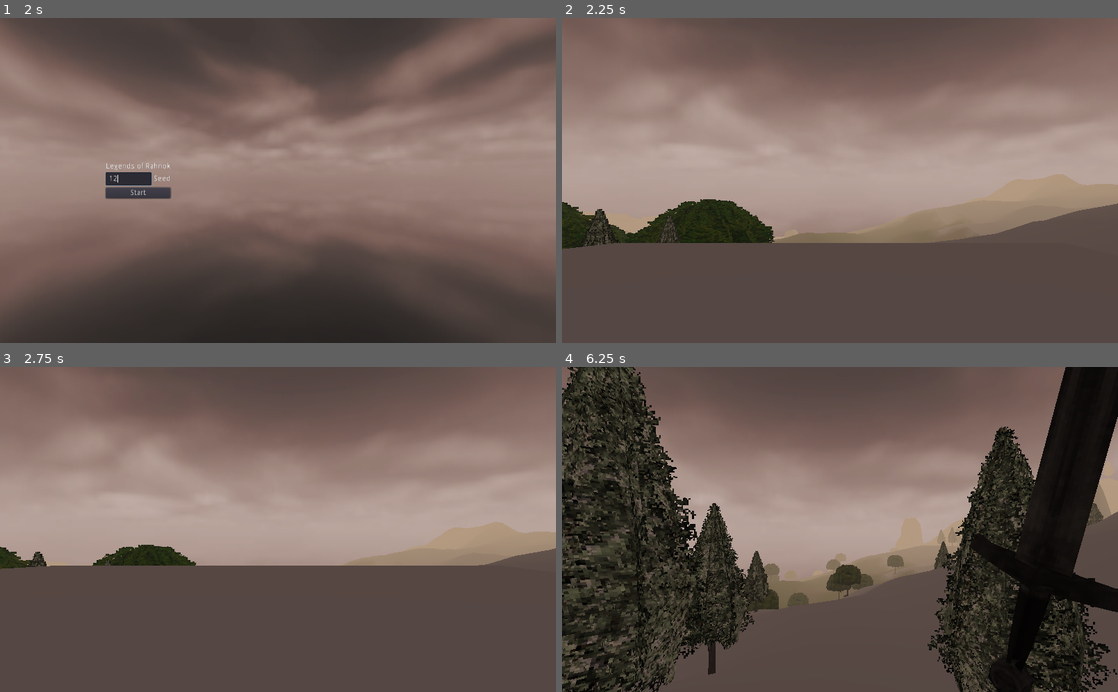
Above: before the commit, frames 1-4 (two rows, left to right).
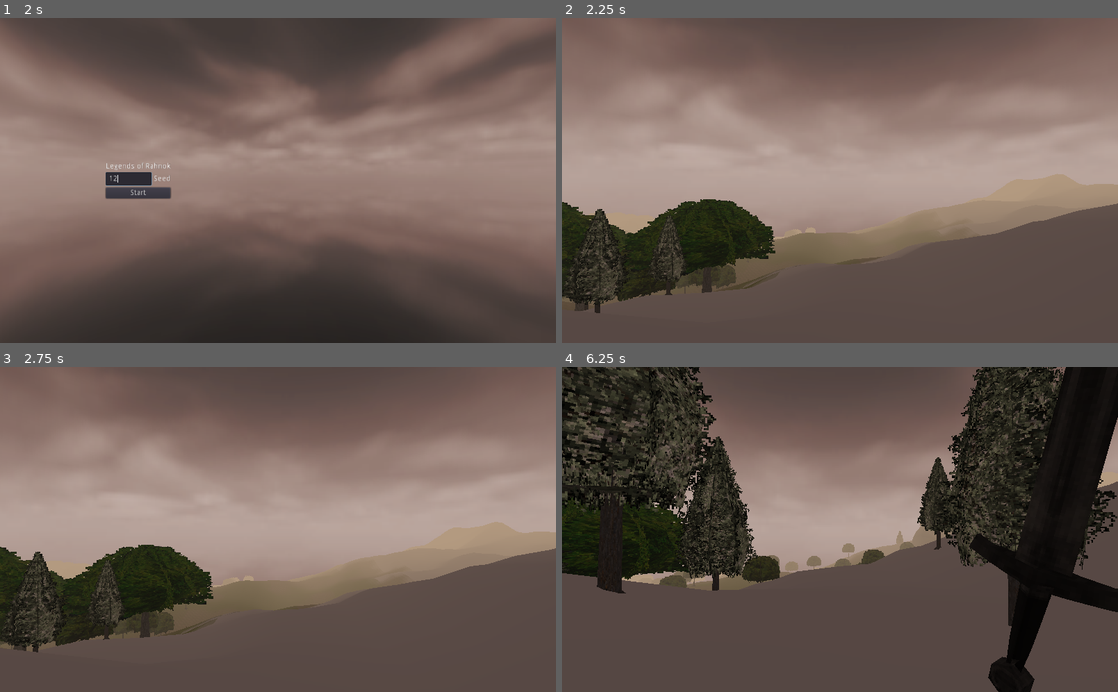
Above: after the commit, the same moments.

Repository: itaden1/webRPG
Game: Godot game, scene res://Scenes/GUI/logo_splash/logo_splash.tscn
The game is run twice, just before and just after one commit, with the same random seed, the same clock (stepped at 60 frames per second) and the same inputs.
Inputs (mouse positions are in pixels of both pictures, inside the frame that each line leads up to):
- Up to frame 1 (2 s): tap Enter (ui_accept) at 0.5, 0.77 s; move the mouse to (400, 164) at 0.52 s; press the mouse at (400, 164) at 0.53 s; hold D 0.53-1.25 s; release the mouse at (400, 164) at 1.25 s; click (127, 180) at 1.27 s; type "12" at 1.35 s
- Up to frame 2 (2.25 s): click "Start" at 2 s
- Up to frame 3 (2.75 s): no input
- Up to frame 4 (6.25 s): move the mouse to (812, 529) at 2.77 s; hold W 2.78-5.03 s; tap X (DrawSheathWeapon) at 2.85 s; tap Enter (ui_accept) at 3.02, 4.52, 5.27, 6.02 s; move the mouse to (851, 523) at 3.52 s; hold F (Interact) 3.53-4.28 s; move the mouse to (834, 536) at 4.27 s; tap Tab (ToggleMouse) at 4.35 s; move the mouse to (1006, 578) at 5.02 s; hold Space 5.03-5.78 s; hold A from 5.03 s (still down); move the mouse to (673, 480) at 5.77 s; click (673, 480) at 5.85 s

Frame 1 is identical in both runs. In frame 2, 5.6% of the frame differs, in the area x 0-66%, y 65-91%; in frame 3, 11%; in frame 4, 37%, in the area x 0-100%, y 0-100%.

Commit message:
adjust dungeon entrance padding

Diff:
--- a/Scripts/Generators/LocationGenerator.gd
+++ b/Scripts/Generators/LocationGenerator.gd
@@ -26,5 +26,5 @@
 	dungeon_node.generate({width=15, height=15, partitions=15, padding=[1], max_room_size=6, min_room_size=3})
 	return {
 		location_node = dungeon_node,
-		location_padding = 90
+		location_padding = 60
 	}
